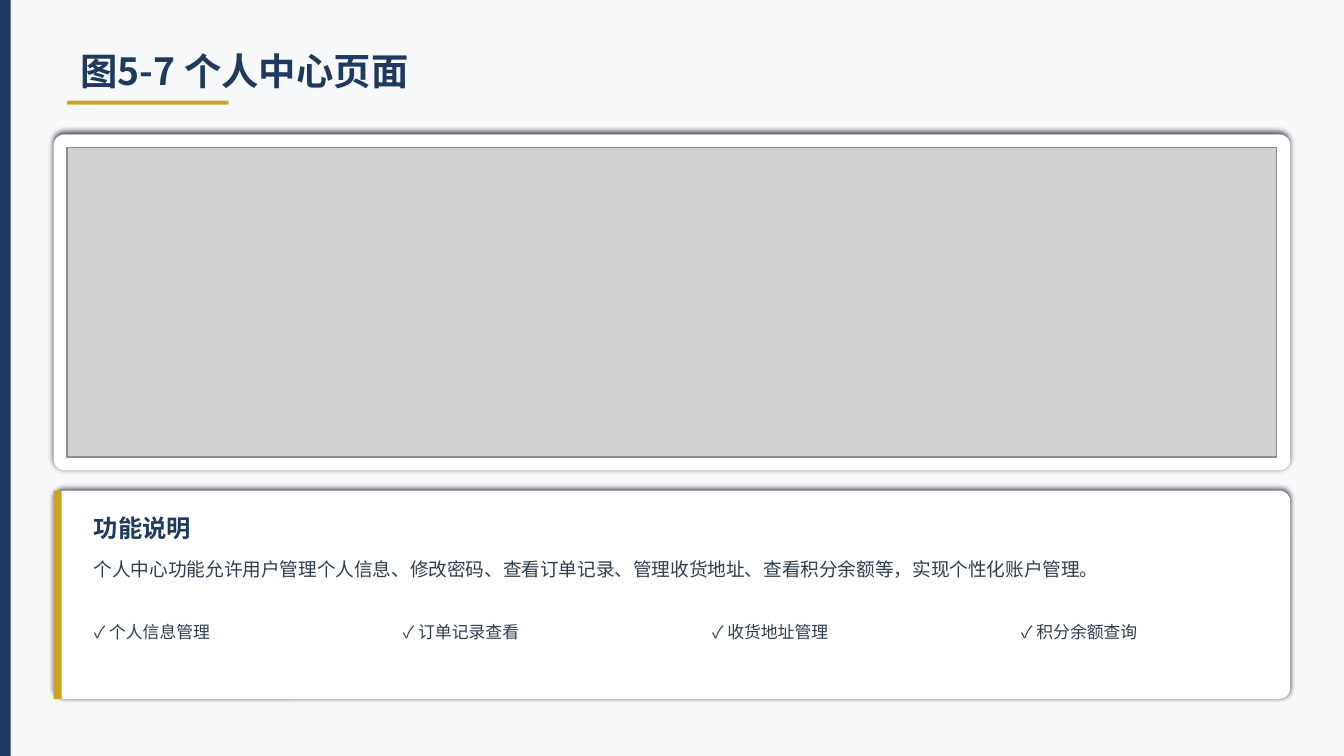
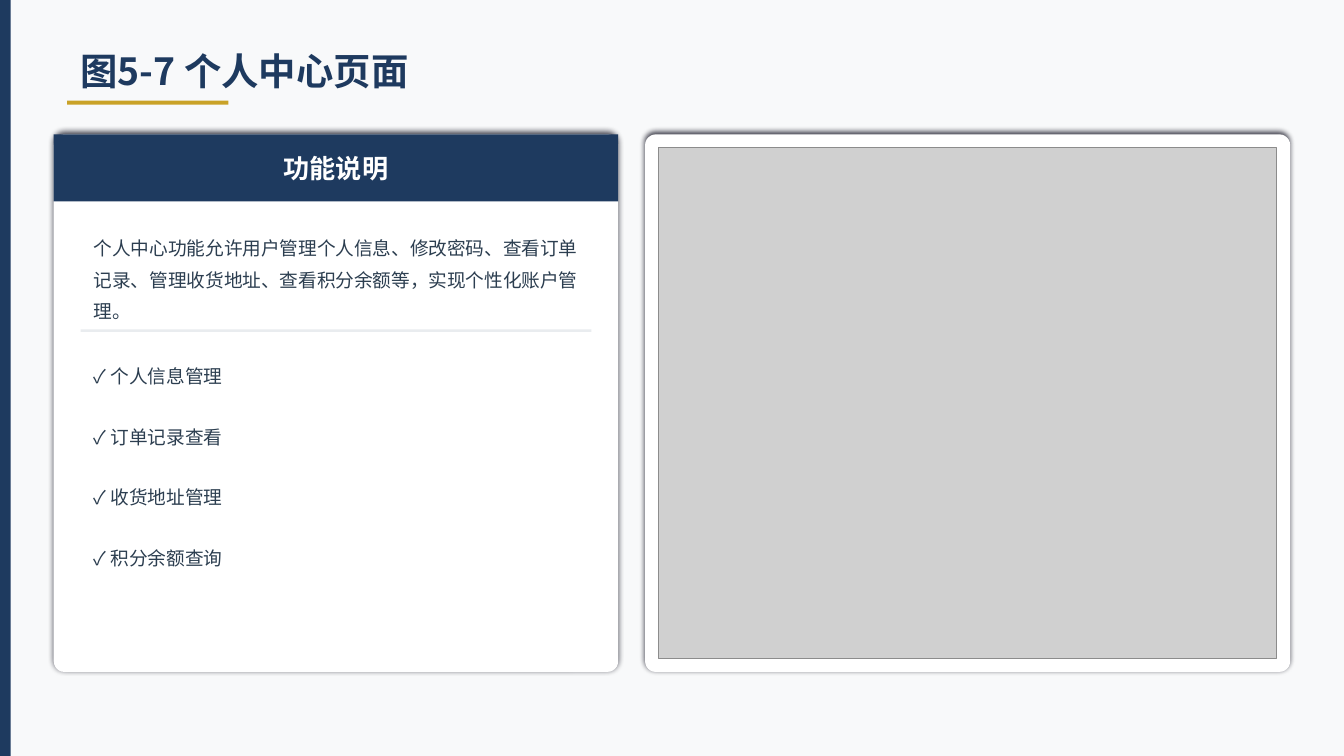
Before and after one commit to lvolk555/Trea--warehouse-, a slide deck: slide 21 of 生鲜超市综合管理系统_毕业答辩PPT.pptx. Drawn at 1344x756 pixels with LibreOffice and Linux fonts; fonts in the diff are those of the drawing; grey boxes stand for pictures. Boxes give left, top, right and bottom in pixels: in the first picture for what was removed or moved away, otherwise in the second. Text is boxed around its words. In the diff, an @@ line names an element or a change of style, - is before the commit and + after.

Commit message:
优化系统实现部分布局 - 交替左右布局

```diff
--- a/生鲜超市综合管理系统_毕业答辩PPT.pptx
+++ b/生鲜超市综合管理系统_毕业答辩PPT.pptx
@@ rounded rectangle: place and size @@
-rounded rectangle at bbox=[54, 134, 1290, 470]
+rounded rectangle at bbox=[54, 134, 618, 672]
@@ rounded rectangle at bbox=[54, 134, 618, 672]: proportions changed @@
@@ text "功能说明": place and size @@
-text "功能说明" at bbox=[94, 516, 191, 539]
+text "功能说明" at bbox=[284, 156, 389, 181]
@@ text "功能说明" at bbox=[284, 156, 389, 181]: size 13 to 14 pt, text colour #1E3A5F to #FFFFFF; alignment left to centre @@
@@ rectangle added at bbox=[54, 134, 618, 202], fill #1E3A5F @@
@@ rounded rectangle added at bbox=[645, 134, 1290, 672], fill #FFFFFF @@
@@ picture: place and size @@
-picture at bbox=[67, 148, 1277, 457]
+picture at bbox=[659, 148, 1277, 659]
@@ text "个人中心功能允许用户管理个人信息、修改密码、查看订单记录、管理收货地址、查看积分余额等，实现个性化账户管理。": place and size @@
-text "个人中心功能允许用户管理个人信息、修改密码、查看订单记录、管理收货地址、查看积分余额等，实现个性化账户管理。" at bbox=[94, 560, 1099, 578]
+text "个人中心功能允许用户管理个人信息、修改密码、查看订单记录、管理收货地址、查看积分余额等，实现个性化账户管理。" at bbox=[94, 239, 578, 319]
@@ text "个人中心功能允许用户管理个人信息、修改密码、查看订单记录、管理收货地址、查看积分余额等，实现个性化账户管理。" at bbox=[94, 239, 578, 319]: line spacing 1 to 1.4 @@
@@ rectangle added at bbox=[81, 329, 591, 332], fill #E9ECEF @@
@@ text "✓ 个人信息管理": place and size @@
-text "✓ 个人信息管理" at bbox=[109, 624, 210, 640]
+text "✓ 个人信息管理" at bbox=[111, 367, 223, 385]
@@ text "✓ 订单记录查看": place and size @@
-text "✓ 订单记录查看" at bbox=[418, 624, 519, 640]
+text "✓ 订单记录查看" at bbox=[111, 428, 223, 446]
@@ text "✓ 收货地址管理": place and size @@
-text "✓ 收货地址管理" at bbox=[727, 624, 828, 640]
+text "✓ 收货地址管理" at bbox=[111, 488, 223, 506]
@@ rounded rectangle removed at bbox=[54, 491, 1290, 699] @@
@@ rectangle removed at bbox=[54, 491, 62, 699] @@
@@ size 9 to 10 pt in 4 elements at bbox=[111, 367, 223, 385], bbox=[111, 428, 223, 446], bbox=[111, 488, 223, 506], bbox=[111, 549, 223, 567] @@
@@ text "✓ 积分余额查询": place and size @@
-text "✓ 积分余额查询" at bbox=[1036, 624, 1137, 640]
+text "✓ 积分余额查询" at bbox=[111, 549, 223, 567]
```
Also in this commit, not shown: 10 other slides changed.
